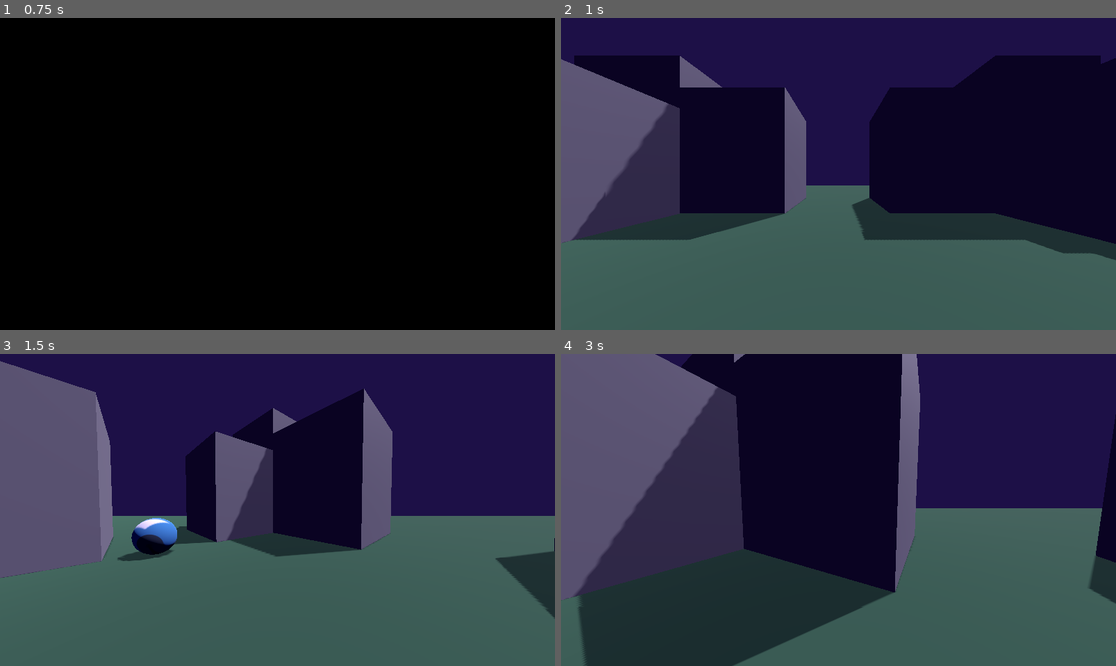
Above: before the commit, frames 1-4 (two rows, left to right).
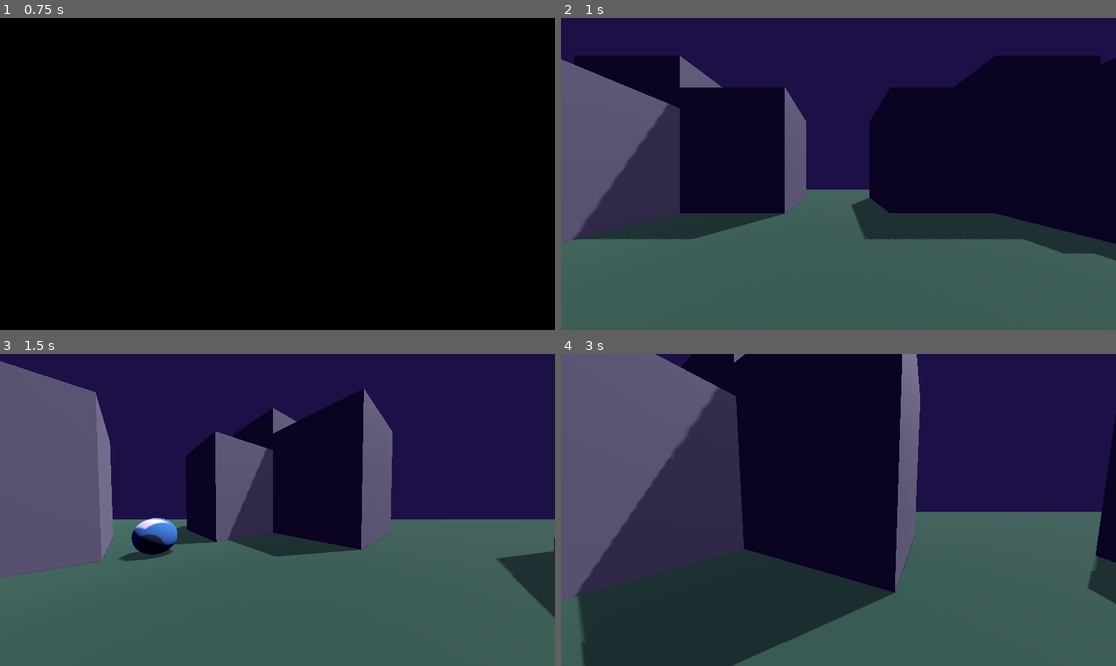
Above: after the commit, the same moments.

Repository: christian-suar/eyes-unseen
Game: Godot game, scene res://scenes/Area1.tscn
Same seed, same stepped clock (60 frames per second), same inputs: the game is played once before the commit and once after it. The engine's default icon, where the game draws it, is replaced by a stand-in: a white triangle on a blue panel in a dark square.
Inputs (mouse positions are in pixels of both pictures, inside the frame that each line leads up to):
- Up to frame 1 (0.75 s): tap Enter at 0.5 s; move the mouse to (305, 174) at 0.52 s; hold W (move_forward) from 0.53 s (still down); tap E (Interact) at 0.6 s
- Up to frame 2 (1 s): keep holding W (move_forward); tap Space (jump) at 0.77 s
- Up to frame 3 (1.5 s): keep holding W (move_forward); move the mouse to (249, 510) at 1.27 s; tap E (Interact) at 1.35 s
- Up to frame 4 (3 s): keep holding W (move_forward); tap Space (jump) at 1.52, 2 s; move the mouse to (849, 503) at 2.02 s; click (849, 503) at 2.1 s; tap E (Interact) at 2.3 s; move the mouse to (832, 516) at 2.77 s; tap Shift (sprint) at 2.85 s

Frame 1 is identical in both runs. In frame 2, 0.3% of the frame differs, in the area x 2-100%, y 40-78%; in frame 3, 0.5%, in the area x 0-100%, y 40-85%; in frame 4, 0.4%.

Commit message:
updated some small things
fov changed
not sure about what else i updated

Diff:
--- a/gds/building_1.gd
+++ b/gds/building_1.gd
@@ -10,4 +10,4 @@
 
 func interact():
 	print("intereacted with !!!!!!!!!!!!!!!!!1111")
-	Globals.player.position = Vector3(150,1,0)
+	Globals.player.position = Vector3(120,1,0)
--- a/scenes/Area1.tscn
+++ b/scenes/Area1.tscn
@@ -138,7 +138,6 @@
 use_edge_connections = false
 
 [node name="floor2" type="CSGBox3D" parent="NavigationRegion3D"]
-transform = Transform3D(1, 0, 0, 0, 1, 0, 0, 0, 1, 0, 0, 0)
 material_override = SubResource("StandardMaterial3D_eohih")
 use_collision = true
 size = Vector3(20.4, 1, 20.4)
--- a/scenes/temp_player.tscn
+++ b/scenes/temp_player.tscn
@@ -10,13 +10,6 @@
 
 [sub_resource type="ConvexPolygonShape3D" id="ConvexPolygonShape3D_smh1v"]
 points = PackedVector3Array(-0.125207, -0.532801, -0.480507, 0.0227831, 0.47607, 0.498884, 0.169713, 0.559144, 0.464172 …(924 unchanged characters)…
-
-[sub_resource type="CameraAttributesPractical" id="CameraAttributesPractical_nyhxd"]
-dof_blur_far_distance = 3.0
-dof_blur_far_transition = 1.0
-dof_blur_near_distance = 0.01
-dof_blur_near_transition = -1.0
-dof_blur_amount = 0.5
 
 [sub_resource type="ConvexPolygonShape3D" id="ConvexPolygonShape3D_gd8kl"]
 points = PackedVector3Array(-0.896022, -0.955907, -0.388314, 0.0286088, 0.919081, 0.0286088, 0.0572855, 0.690129, 0.143 …(921 unchanged characters)…
@@ -37,10 +30,9 @@
 script = ExtResource("2_qym0j")
 
 [node name="Camera3D" type="Camera3D" parent="head"]
-attributes = SubResource("CameraAttributesPractical_nyhxd")
 current = true
 fov = 90.0
-far = 20.0
+far = 15.0
 
 [node name="FOV" type="Area3D" parent="head/Camera3D"]
 visible = false
@@ -54,7 +46,7 @@
 shape = SubResource("ConvexPolygonShape3D_gd8kl")
 
 [node name="Interaction" type="RayCast3D" parent="head/Camera3D"]
-transform = Transform3D(1, 0, 0, 0, 1, 0, 0, 0, 1, 0, 0.10802, -0.670505)
+transform = Transform3D(1, -0.000925024, 4.04341e-11, 0, -4.37114e-08, -1, 0.000925024, 1, -4.37114e-08, 0, 0.00127584, -0.430289)
 script = ExtResource("4_mp536")
 
 [node name="InteractUI" type="Control" parent="head/Camera3D/Interaction"]
Not shown: 1 places in scenes/temp_player.tscn that only renumber resources
